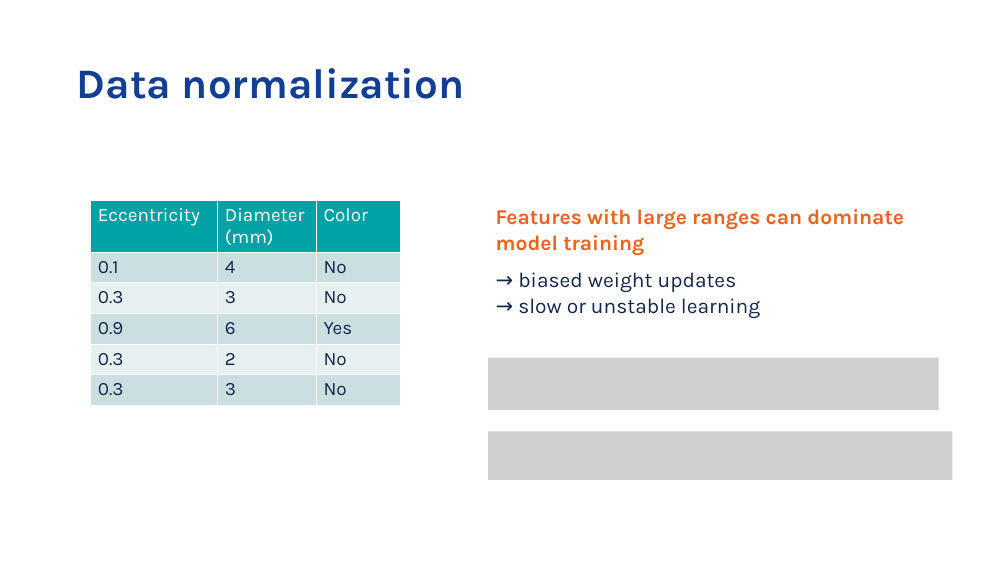
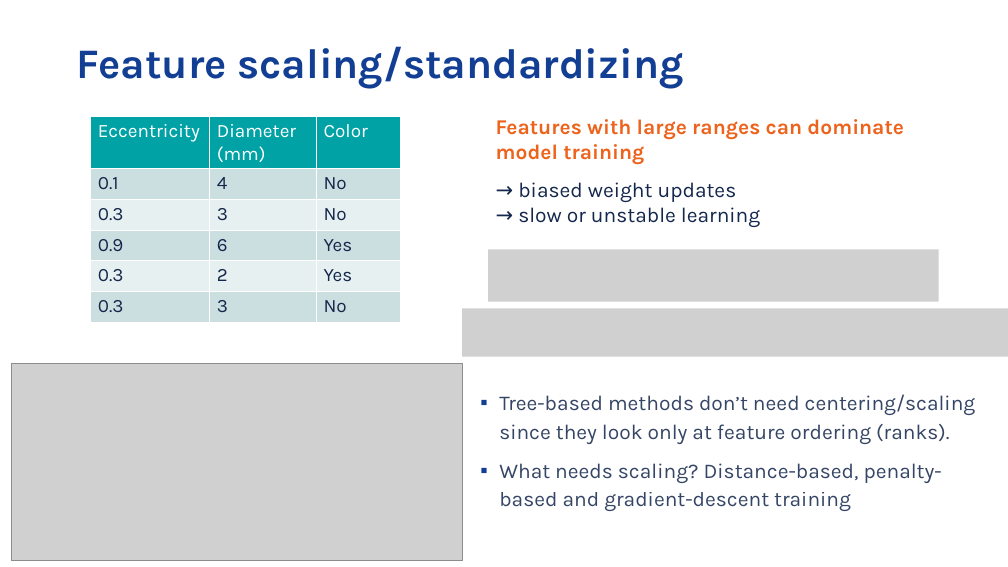
Before and after one commit to vib-training-conferences/machine-learning-and-deep-learning-fundamentals, a slide deck: slide 21 of docs/day-1-session-2-data-preprocessing.pptx (slide 10 before the commit). Drawn at 1008x567 pixels with LibreOffice and Linux fonts; fonts in the diff are those of the drawing; grey boxes stand for pictures; background and template pictures are left out. Boxes give left, top, right and bottom in pixels: in the first picture for what was removed or moved away, otherwise in the second. Text is boxed around its words. In the diff, an @@ line names an element or a change of style, - is before the commit and + after.

```diff
--- a/docs/day-1-session-2-data-preprocessing.pptx
+++ b/docs/day-1-session-2-data-preprocessing.pptx
@@ title at <box>77,46,683,89</box>: text changed @@
-Data normalization
+Feature scaling/standardizing
@@ table at <box>90,117,399,324</box> @@
-row 5, column 3: No
+row 5, column 3: Yes
@@ table: place and size @@
-table at <box>90,200,400,407</box>
+table at <box>90,117,399,324</box>
@@ text "Features with large ranges can ...": place and size @@
-text "Features with large ranges can ..." at <box>496,209,903,318</box>
+text "Features with large ranges can ..." at <box>496,119,903,227</box>
@@ picture added at <box>488,250,939,302</box> @@
@@ picture added at <box>462,309,1008,357</box> @@
@@ picture removed at <box>488,358,939,410</box> @@
@@ picture added at <box>11,364,462,561</box> @@
@@ text added at <box>499,394,976,511</box>, 20 pt, text #14274C at 85% opacity @@
+▪ Tree-based methods don’t need centering/scaling since they look only at feature ordering (ranks).
+▪ What needs scaling? Distance-based, penalty-based and gradient-descent training
@@ picture removed at <box>488,432,953,480</box> @@
```
Also in this commit, not shown: 6 other slides changed, 20 slides added, 12 slides removed, 13 other files.
